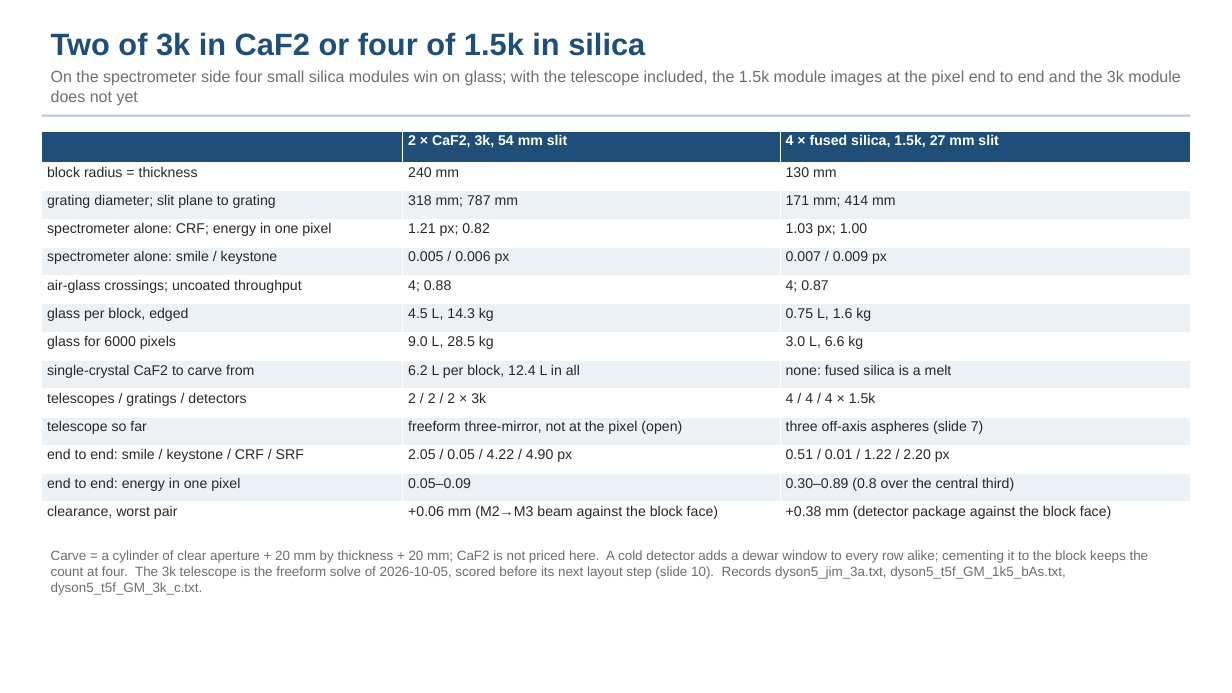
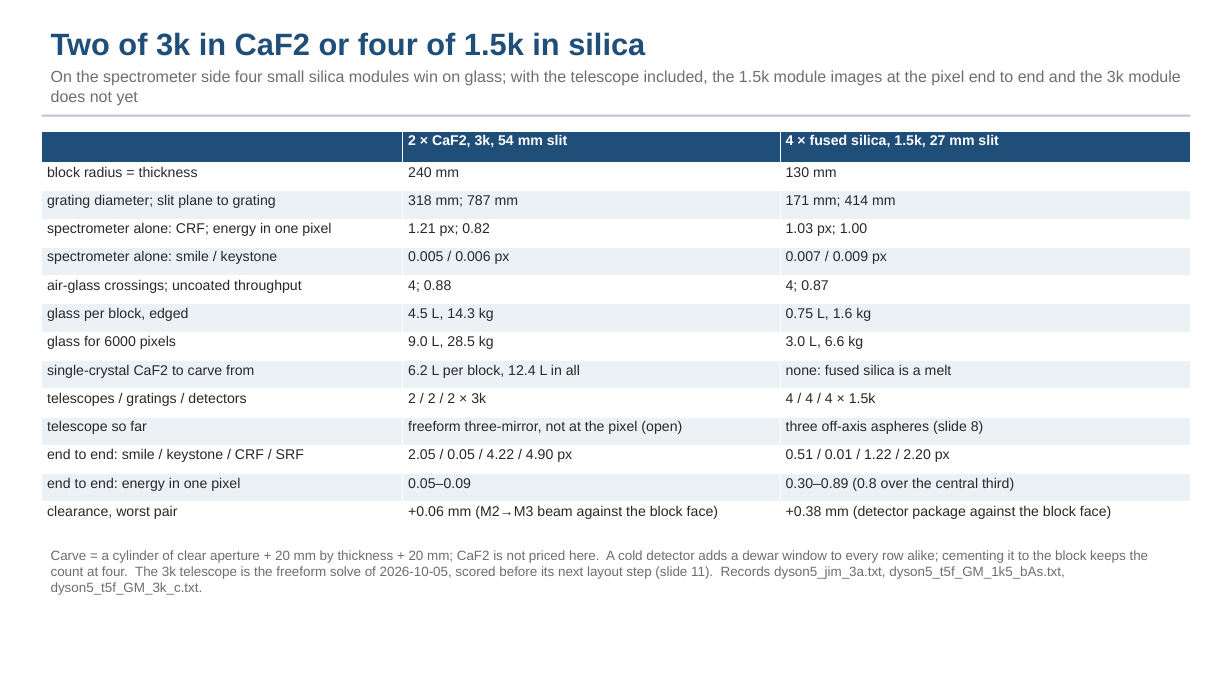
Before and after one commit to nasa-jpl/macos, a slide deck: slide 10 of demo_session/deck_dyson_record.pptx (slide 9 before the commit). Drawn at 1232x693 pixels with LibreOffice and Linux fonts; fonts in the diff are those of the drawing. Boxes give left, top, right and bottom in pixels: in the first picture for what was removed or moved away, otherwise in the second. Text is boxed around its words. In the diff, an @@ line names an element or a change of style, - is before the commit and + after.

```diff
--- a/demo_session/deck_dyson_record.pptx
+++ b/demo_session/deck_dyson_record.pptx
@@ table at <box>42,131,1191,528</box> @@
-row 11, column 3: three off-axis aspheres (slide 7)
+row 11, column 3: three off-axis aspheres (slide 8)
@@ text at <box>51,550,1149,579</box>: text changed @@
-Carve = a cylinder of clear aperture + 20 mm by thickness + 20 mm; CaF2 is not priced here. A cold detector adds a dewar window to every row alike; cementing it to the block keeps the count at four. The 3k telescope is the freeform solve of 2026-10-05, scored before its next layout step (slide 10). Records dyson5_jim_3a.txt, dyson5_t5f_GM_1k5_bAs.txt, dyson5_t5f_GM_3k_c.txt.
+Carve = a cylinder of clear aperture + 20 mm by thickness + 20 mm; CaF2 is not priced here. A cold detector adds a dewar window to every row alike; cementing it to the block keeps the count at four. The 3k telescope is the freeform solve of 2026-10-05, scored before its next layout step (slide 11). Records dyson5_jim_3a.txt, dyson5_t5f_GM_1k5_bAs.txt, dyson5_t5f_GM_3k_c.txt.
```
Also in this commit, not shown: 7 other slides changed, 1 slide added, 2 other files.
